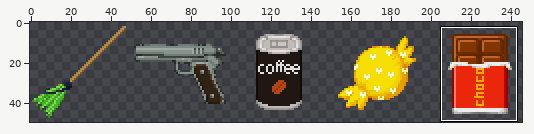
Sprite sheet: Assets/Sprite/용량작은 스프라이트/Items.png. The picture above shows the old version from afar; the outline marks the close-up.
Close-up. Old version:
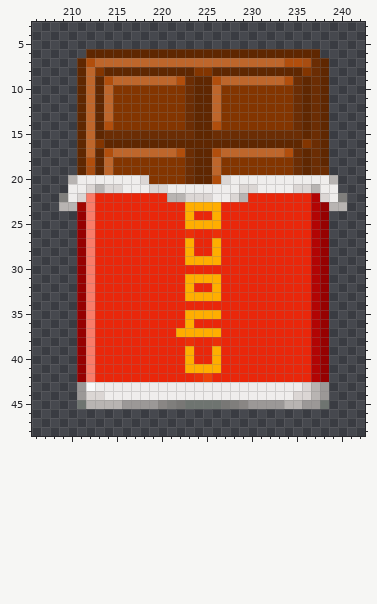
The file is 250x50 pixels. Pixels under 10% opacity are left out. Colours within 5 levels of each other are drawn and written as one. Shown: x 206..242, y 3..48. The wide view leaves out empty margins. The commit also changed other parts of the picture, which this record leaves out.
After the commit:
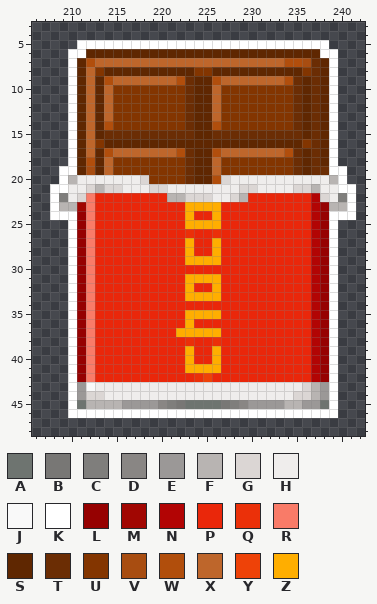
Palette (. is transparent): A #6e7470  B #787775  C #7f7e7c  D #898684  E #9b9897  F #b8b4b2  G #dbd6d4  H #efedec  J #f9f9f9  K #ffffff  L #960101  M #a10602  N #b20404  P #ea270a  Q #eb3009  R #f97b68  S #5f2701  T #6b2d04  U #833500  V #a84d11  W #b14e0c  X #be662b  Y #ee4208  Z #ffae00
Changes in this commit:
y 5: x 211..238 ............................ -> KKKKKKKKKKKKKKKKKKKKKKKKKKKK
y 6: x 210..211 .. -> KK; x 238..239 .. -> KK
y 7..18: x 210 . -> K; x 239 . -> K
y 19: x 209..210 .. -> KK; x 239..240 .. -> KK
y 20: x 209 . -> K; x 240 . -> K
y 21: x 208..209 .. -> KK; x 240..241 .. -> KK
y 22..23: x 208 . -> K; x 241 . -> K
y 24: x 208..210 ... -> KKK; x 239..241 ... -> KKK
y 25..45: x 210 . -> K; x 239 . -> K
y 46: x 210..239 .............................. -> KKKKKKKKKKKKKKKKKKKKKKKKKKKKKK
Changed places in both close-ups, as pixel boxes (x1, y1, x2, y2):
added: (50, 40, 356, 418)
